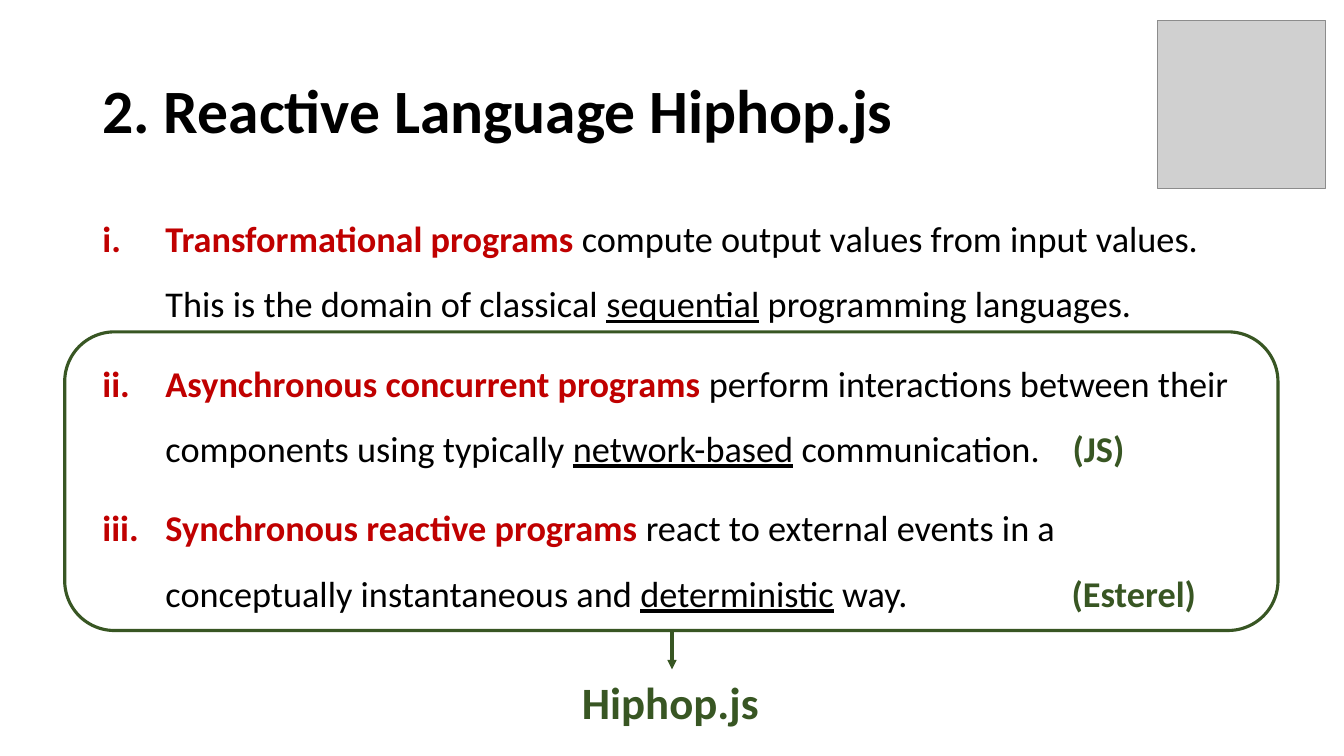
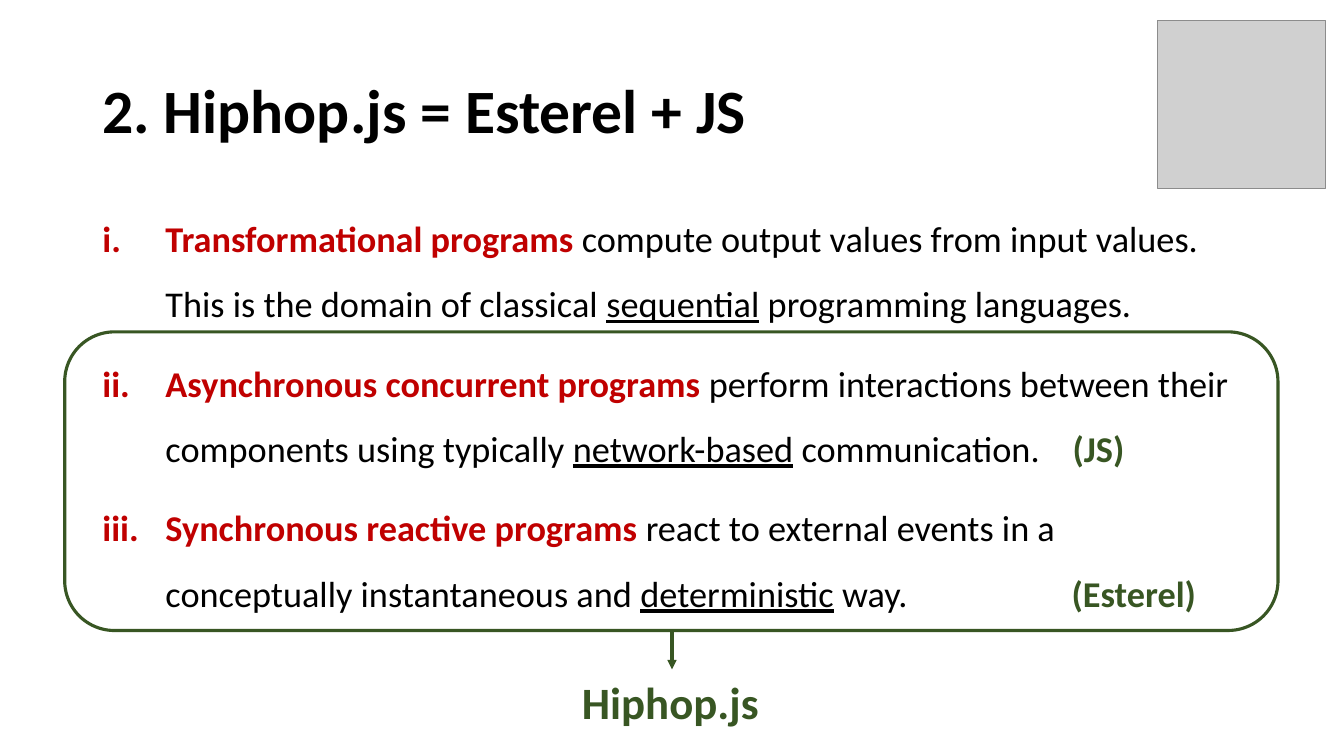
Before and after one commit to songyahui/Semantics_HIPHOP, a slide deck: slide 13 of timed_eff.pptx (slide 11 before the commit). Drawn at 1344x756 pixels with LibreOffice and Linux fonts; fonts in the diff are those of the drawing; grey boxes stand for pictures. Boxes give left, top, right and bottom in pixels: in the first picture for what was removed or moved away, otherwise in the second. Text is boxed around its words. In the diff, an @@ line names an element or a change of style, - is before the commit and + after.

```diff
--- a/timed_eff.pptx
+++ b/timed_eff.pptx
@@ title at bbox=[102, 89, 746, 144]: text changed @@
-2. Reactive Language Hiphop.js
+2. Hiphop.js = Esterel + JS
```
Also in this commit, not shown: 9 other slides changed, 8 slides added.
